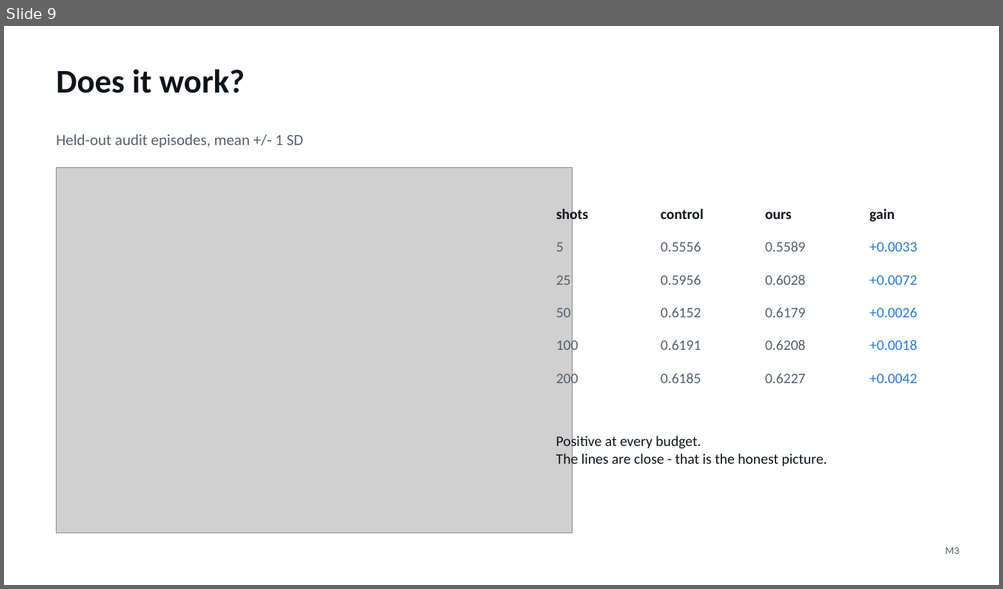
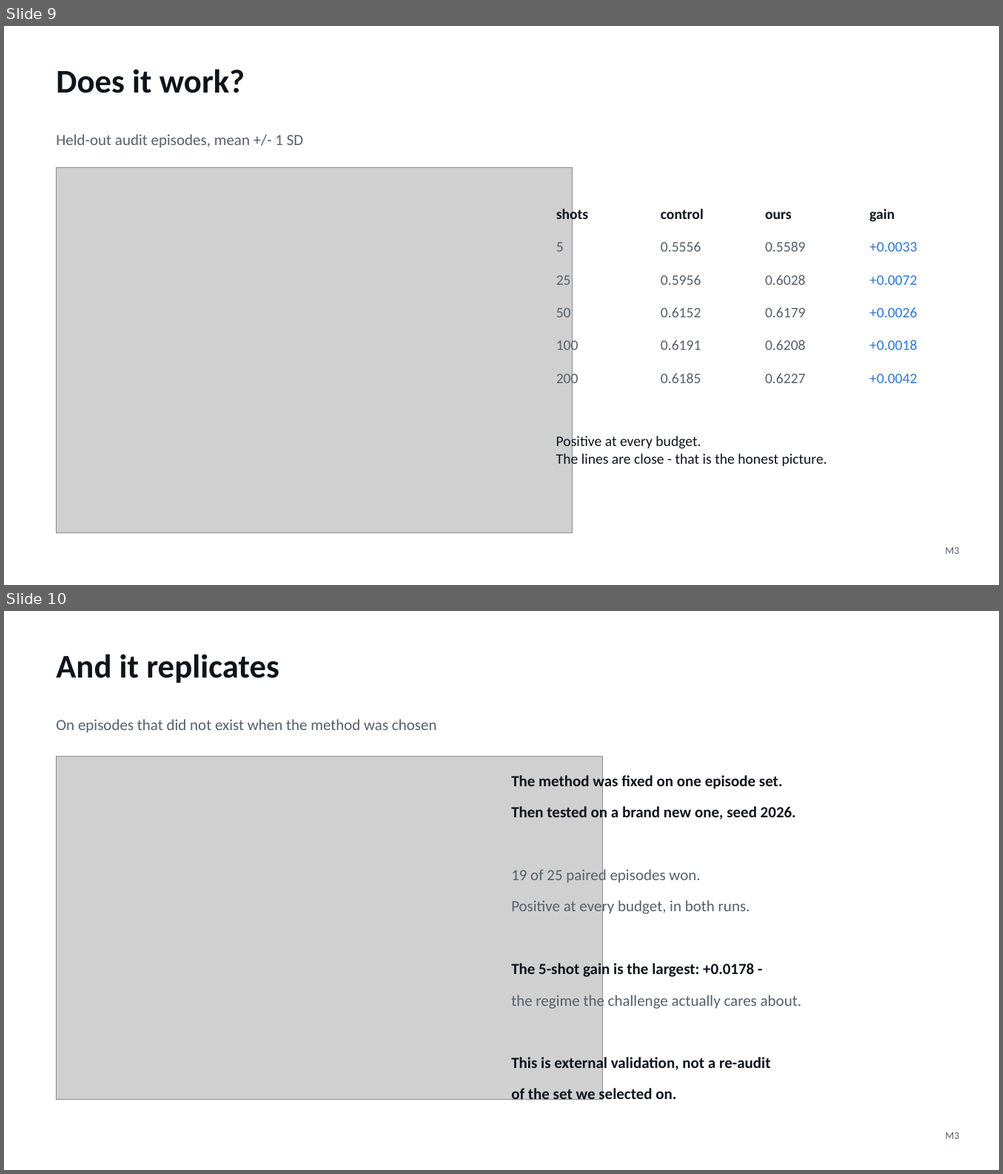
Before and after one commit to jaswin-codes/StatsGeeks, a slide deck: presentation/StatsGeeks_BuildingAge.pptx. Shown one above the other, each under a label of ours: slide 9 before the commit, slides 9 and 10 after it. The pictures are 1003x589 and 1003x1174 pixels, drawn with LibreOffice and Linux fonts; fonts in the diff are those of the drawing; grey boxes stand for pictures. Boxes give left, top, right and bottom in pixels: in the first picture for what was removed or moved away, otherwise in the second. Text is boxed around its words. In the diff, an @@ line names an element or a change of style, - is before the commit and + after.

```diff
--- a/presentation/StatsGeeks_BuildingAge.pptx
+++ b/presentation/StatsGeeks_BuildingAge.pptx
@@ slide 10 added at (4,611,999,1170), background #FFFFFF @@
@@ text added at (56,654,279,683), 32 pt, text #0E141B, bold @@
+And it replicates
@@ text added at (56,719,437,733), 15 pt, text #55606B @@
+On episodes that did not exist when the method was chosen
@@ picture added at (57,757,603,1099) @@
@@ text added at (511,774,782,792), 15 pt, text #0E141B, bold @@
+The method was fixed on one episode set.
@@ text added at (511,805,796,823), 15 pt, text #0E141B, bold @@
+Then tested on a brand new one, seed 2026.
@@ text added at (511,868,700,886), 15 pt, text #55606B @@
+19 of 25 paired episodes won.
@@ text added at (511,899,750,917), 15 pt, text #55606B @@
+Positive at every budget, in both runs.
@@ text added at (511,962,754,980), 15 pt, text #0E141B, bold @@
+The 5-shot gain is the largest: +0.0178 -
@@ text added at (511,993,801,1011), 15 pt, text #55606B @@
+the regime the challenge actually cares about.
@@ text added at (511,1056,770,1073), 15 pt, text #0E141B, bold @@
+This is external validation, not a re-audit
@@ text added at (511,1087,676,1105), 15 pt, text #0E141B, bold @@
+of the set we selected on.
@@ text added at (945,1133,959,1139), 10 pt, text #55606B @@
+M3
```
Also in this commit, not shown: 2 slides changed, 1 other slide added, 5 other files.
